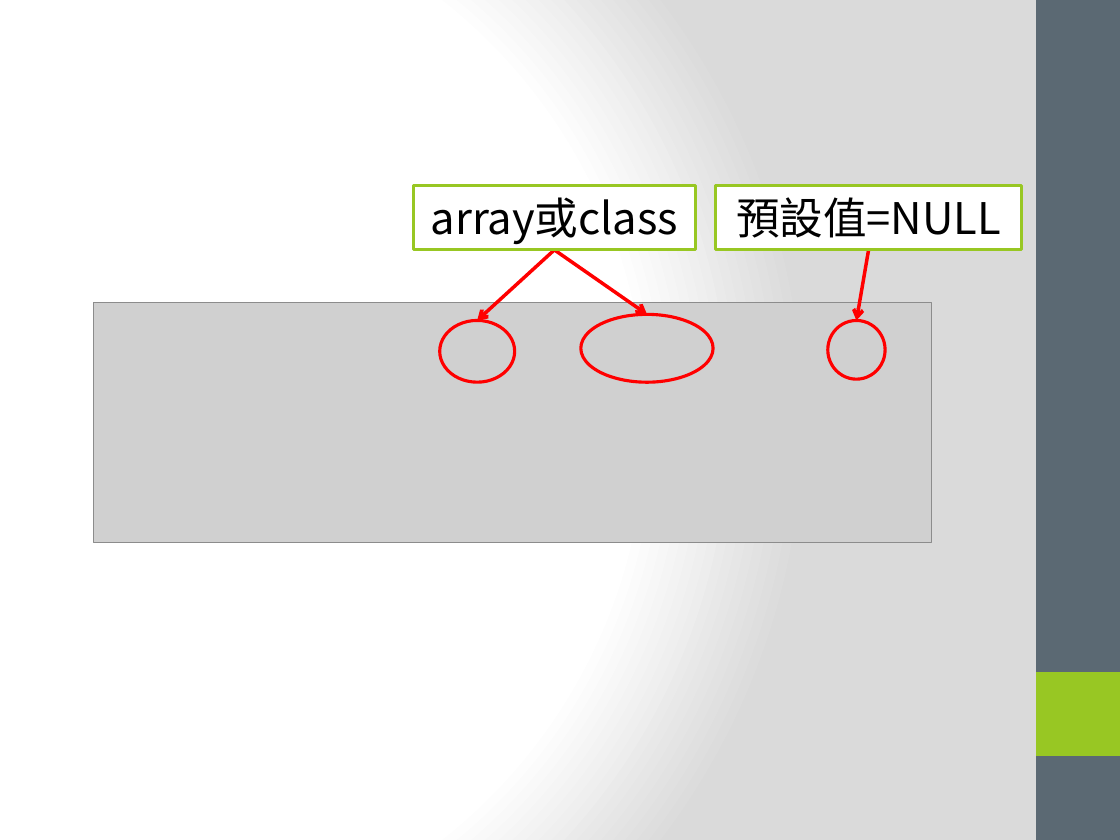
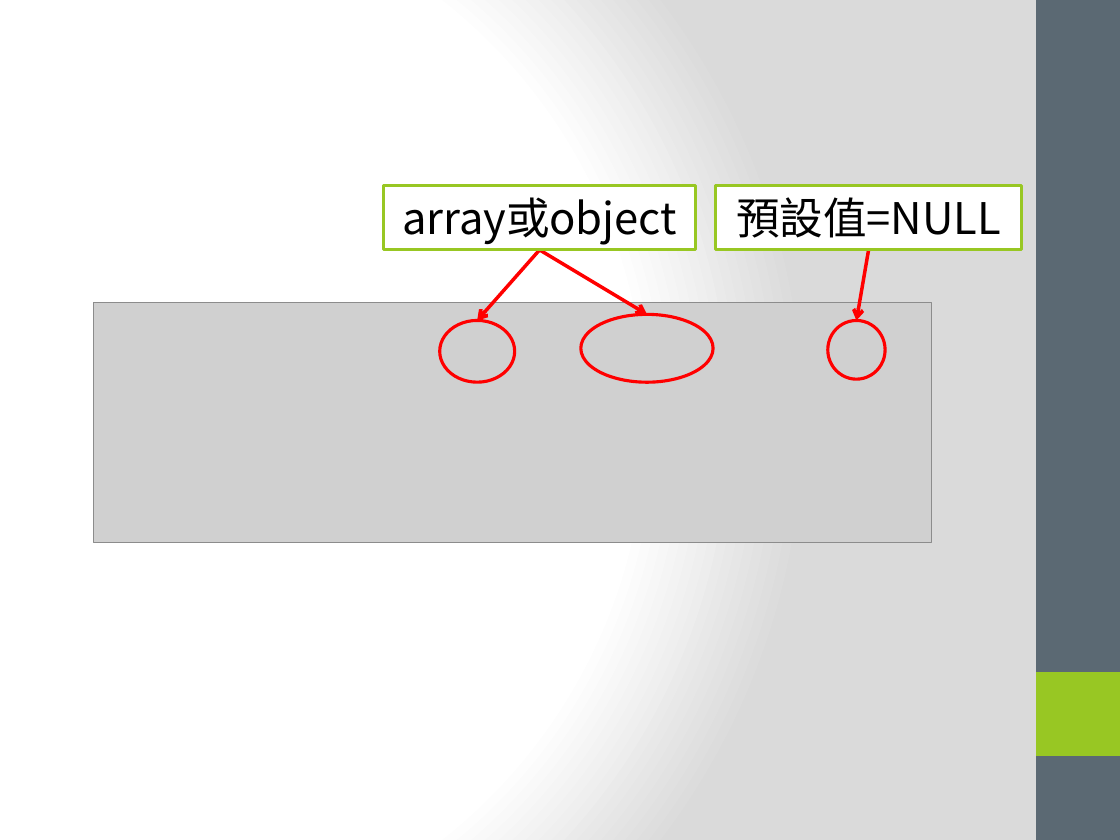
Before and after one commit to YuRuLiu/challenges, a slide deck: slide 8 of Learning-Defensive-programming/Learning-Defensive-programming.pptx. Drawn at 1120x840 pixels with LibreOffice and Linux fonts; fonts in the diff are those of the drawing; grey boxes stand for pictures. Boxes give left, top, right and bottom in pixels: in the first picture for what was removed or moved away, otherwise in the second. Text is boxed around its words. In the diff, an @@ line names an element or a change of style, - is before the commit and + after.

```diff
--- a/Learning-Defensive-programming/Learning-Defensive-programming.pptx
+++ b/Learning-Defensive-programming/Learning-Defensive-programming.pptx
@@ rectangle "array或object": place and size @@
-rectangle "array或object" at bbox=[413, 186, 696, 250]
+rectangle "array或object" at bbox=[384, 186, 697, 250]
@@ text in rectangle at bbox=[402, 197, 677, 245]: text changed @@
-array或class
+array或object
@@ arrow moved from (554, 250) - (477, 320) to (540, 250) - (477, 320) @@
@@ arrow moved from (554, 250) - (647, 315) to (540, 250) - (647, 315) @@
```
Also in this commit, not shown: 2 other slides changed, 1 slide removed.
